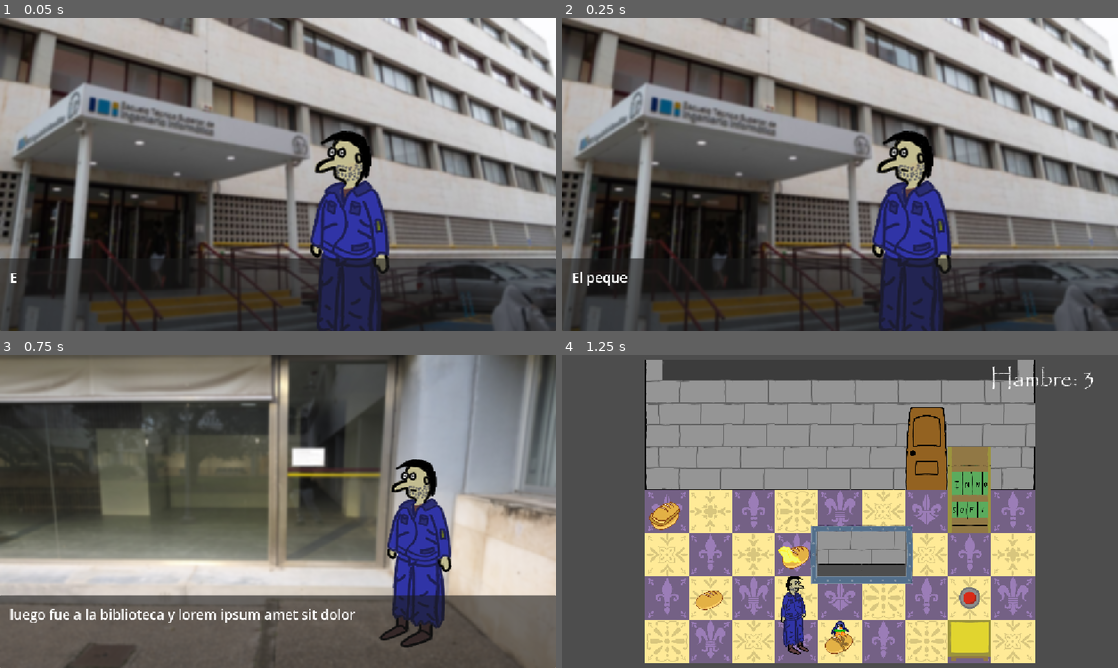
Above: before the commit, frames 1-4 (two rows, left to right).
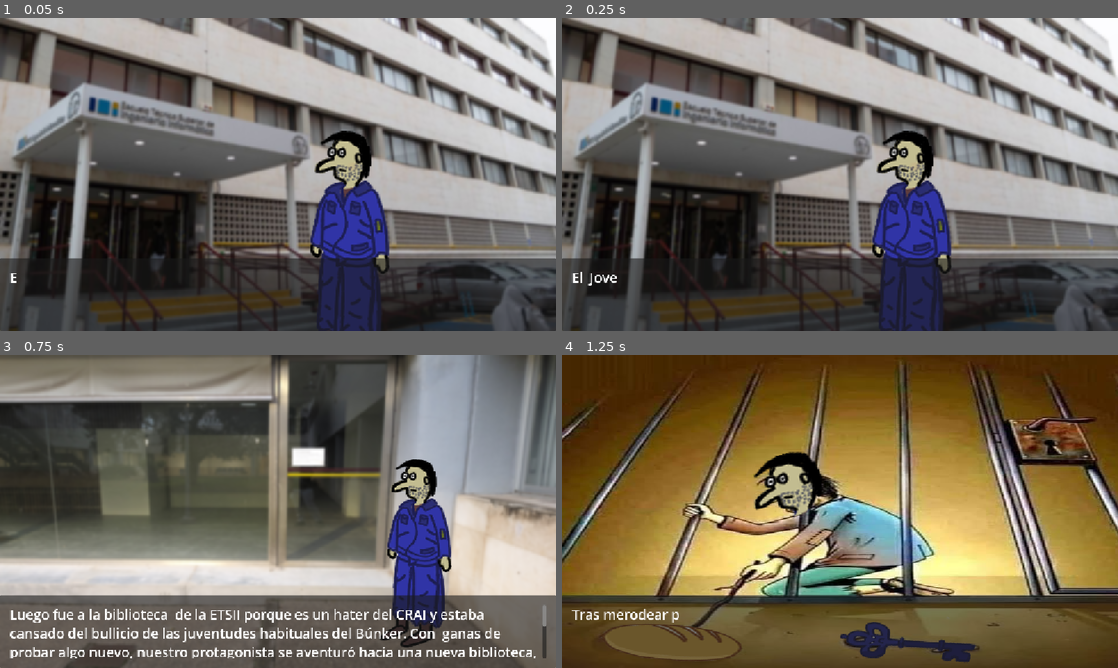
Above: after the commit, the same moments.

Repository: andresfdezc6/pan-sabe-mejor-que-llave-
Game: Godot game, scene res://Scenes/intro.tscn
Two runs of this game, one before a commit and one after it. Both use one fixed random seed, a clock stepped at 60 frames per second and the inputs below. The engine's default icon, where the game draws it, is replaced by a stand-in: a white triangle on a blue panel in a dark square.
Inputs (mouse positions are in pixels of both pictures, inside the frame that each line leads up to):
- Up to frame 1 (0.05 s): no input
- Up to frame 2 (0.25 s): no input
- Up to frame 3 (0.75 s): tap Enter (ui_accept) at 0.5 s; move the mouse to (400, 495) at 0.52 s; hold Right (right) from 0.53 s (still down); hold Space (interactuar) from 0.53 s (still down); click (400, 495) at 0.67 s
- Up to frame 4 (1.25 s): keep holding Right (right); keep holding Space (interactuar); tap Enter (ui_accept) at 0.77 s

Frame 1 is identical in both runs. In frame 2, 0.1% of the frame differs, in the area x 4-12%, y 81-86%; in frame 3, 4.1%; in frame 4, 96%, in the area x 0-100%, y 0-100%.

Commit message:
textos cambiados

Diff:
--- a/Scenes/intro.tscn
+++ b/Scenes/intro.tscn
@@ -1,8 +1,9 @@
 [gd_scene format=3 uid="uid://dmxs1slkcrvad"]
 
-[ext_resource type="Script" uid="uid://bt8ix3lbq3pfi" path="res://Scenes/intro.gd" id="1_alxvg"]
+[ext_resource type="Script" uid="uid://bt8ix3lbq3pfi" path="res://Scripts/intro.gd" id="1_alxvg"]
 [ext_resource type="Texture2D" uid="uid://dg4q0xqc0f6rd" path="res://assets/images/iniciodef.png" id="2_geirw"]
 [ext_resource type="Texture2D" uid="uid://4i8hu3acnf40" path="res://assets/images/Nudo.png" id="3_hwjxs"]
+[ext_resource type="Texture2D" uid="uid://c7mk6qkopkosl" path="res://assets/images/jesucristo.png" id="4_geirw"]
 
 [node name="intro" type="Control" unique_id=542282079]
 layout_mode = 3
@@ -12,8 +13,10 @@
 grow_horizontal = 2
 grow_vertical = 2
 script = ExtResource("1_alxvg")
-imagenes = Array[Texture2D]([ExtResource("2_geirw"), ExtResource("3_hwjxs")])
-textos = Array[String](["El pequeño Joven timmy salió un día a estudiar a la etsi cuando blablablablabla", "luego fue a la biblioteca y lorem ipsum amet sit dolor"])
+imagenes = Array[Texture2D]([ExtResource("2_geirw"), ExtResource("3_hwjxs"), ExtResource("4_geirw")])
+textos = Array[String](["El  Joven timmy salió un día a estudiar a la ETSII como haría normalmente", "Luego fue a la biblioteca  de la ETSII porque es un hater del CRAI y estaba cansado del bullicio de las juventudes habituales del Búnker. Con  ganas de probar algo nuevo, nuestro protagonista se aventuró hacia una nueva biblioteca, sin saber lo que le esperaba...
+
+Tras merodear por incontables pasillos en busca del mítico \"módulo b\", Timmy se perdió y acabó desfalleciendo delante de un cartel que decía \"BIBLIOTECA EN OBRAS, VUELVA EN 2037\"", "Tras merodear por incontables pasillos "])
 
 [node name="TextureRect" type="TextureRect" parent="." unique_id=574349919]
 layout_mode = 1
Renamed: Scenes/intro.gd -> Scripts/intro.gd
Renamed: Scenes/intro.gd.uid -> Scripts/intro.gd.uid
